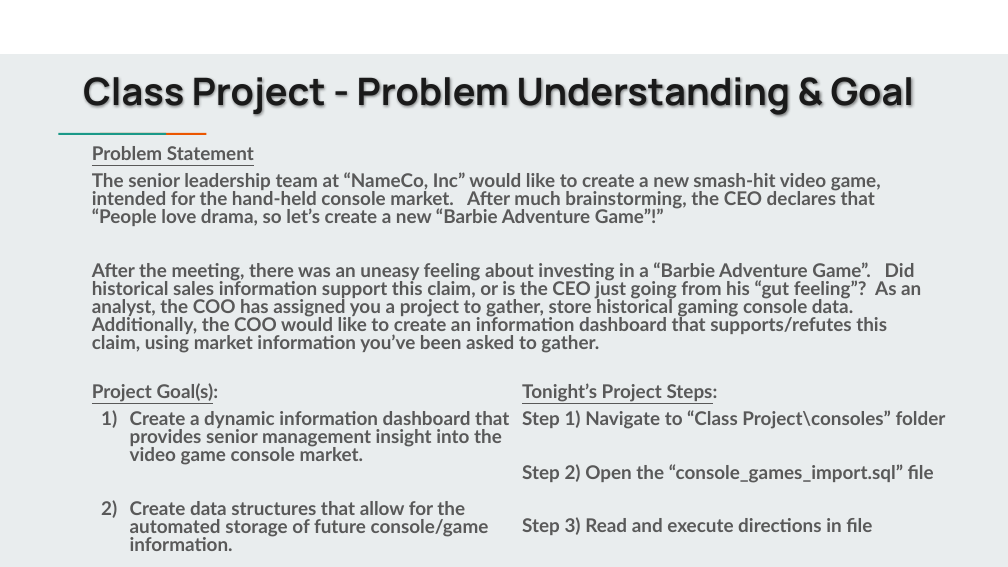
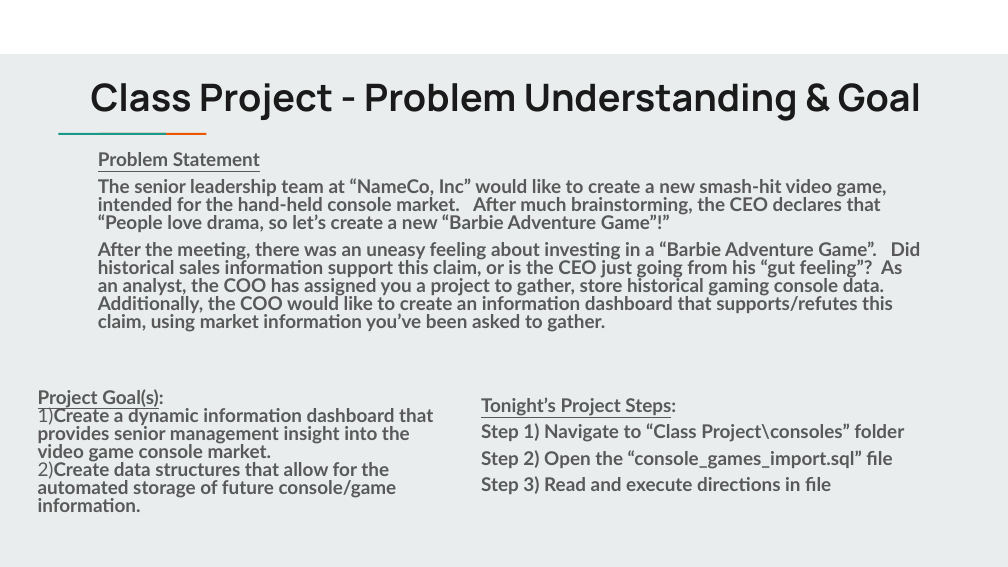
Before and after one commit to jbergmann56/OSDA-DataManipulationAndManagement, a slide deck: slide 7 of Class Project/Class Project - Cohort 7.pptx. Drawn at 1008x567 pixels with LibreOffice and Linux fonts; fonts in the diff are those of the drawing. Boxes give left, top, right and bottom in pixels: in the first picture for what was removed or moved away, otherwise in the second. Text is boxed around its words. In the diff, an @@ line names an element or a change of style, - is before the commit and + after.

```diff
--- a/Class Project/Class Project - Cohort 7.pptx
+++ b/Class Project/Class Project - Cohort 7.pptx
@@ title "Class Project - Problem Understanding ...": place and size @@
-title "Class Project - Problem Understanding ..." at box(83, 77, 914, 116)
+title "Class Project - Problem Understanding ..." at box(91, 83, 921, 121)
@@ title "Class Project - Problem Understanding ..." at box(91, 83, 921, 121): vertical alignment middle to top @@
@@ subtitle "Problem Statement" rewrapped from box(92, 146, 921, 353) to box(98, 152, 921, 332) @@
@@ text "Project Goal(s):": place and size @@
-text "Project Goal(s):" at box(92, 383, 509, 551)
+text "Project Goal(s):" at box(38, 389, 433, 512)
@@ text at box(38, 406, 433, 512): text changed @@
-1) Create a dynamic information dashboard that provides senior management insight into the video game console market.
-2) Create data structures that allow for the automated storage of future console/game information.
+1)Create a dynamic information dashboard that provides senior management insight into the video game console market.
+2)Create data structures that allow for the automated storage of future console/game information.
@@ text "Tonight’s Project Steps:" rewrapped from box(522, 383, 946, 535) to box(481, 397, 904, 494) @@
```
Also in this commit, not shown: 4 other slides changed, 1 slide added, 11 other files.
